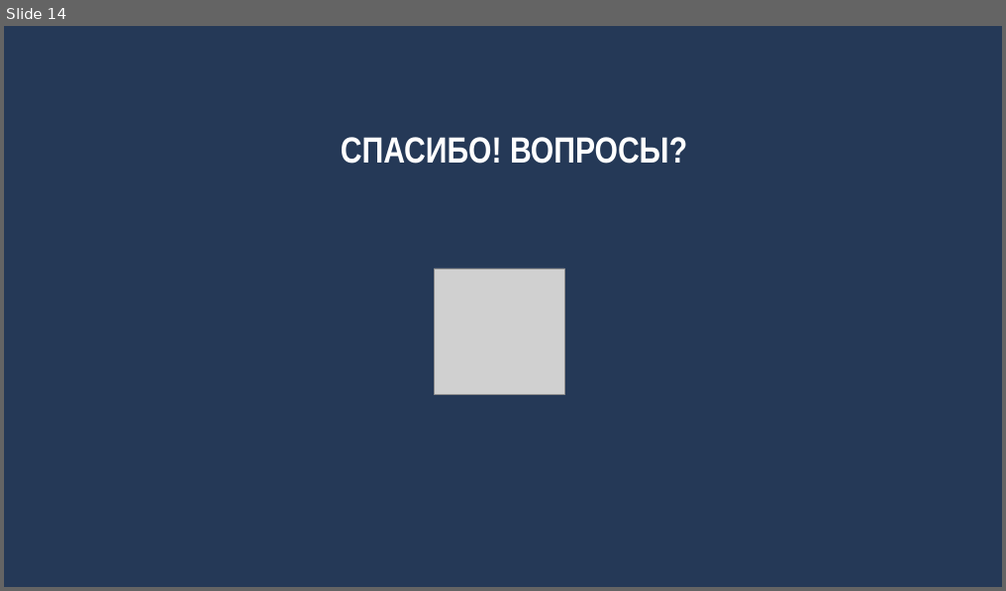
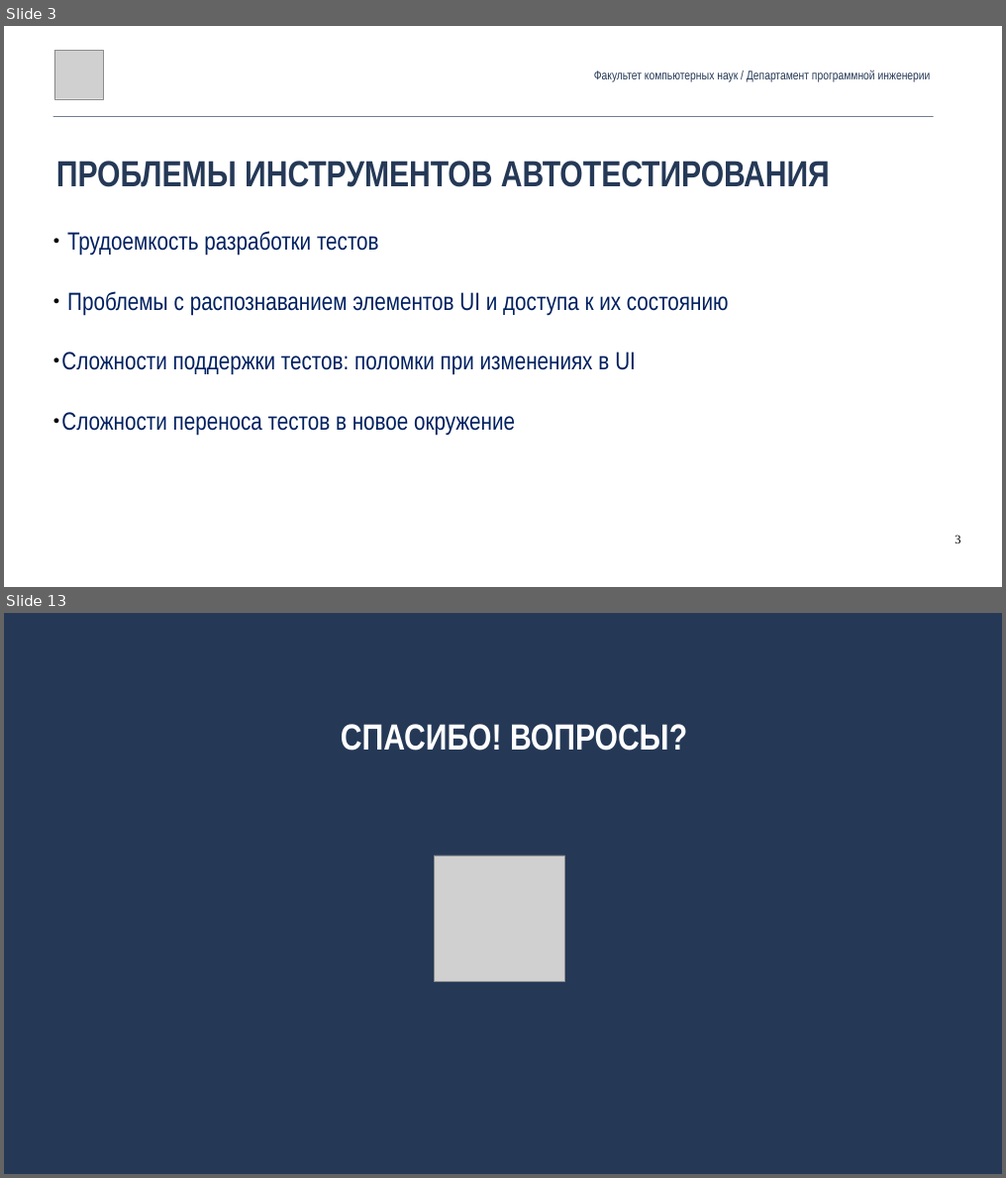
Before and after one commit to andrewt0301/qa-testing-course, a slide deck: seminars/seminar09/Seminar09.pptx. Shown one above the other, each under a label of ours: slide 14 before the commit, slides 3 and 13 after it; the slides between them are not shown. The pictures are 1006x591 and 1006x1178 pixels, drawn with LibreOffice and Linux fonts; fonts in the diff are those of the drawing; grey boxes stand for pictures. Boxes give left, top, right and bottom in pixels: in the first picture for what was removed or moved away, otherwise in the second. Text is boxed around its words. In the diff, an @@ line names an element or a change of style, - is before the commit and + after.

```diff
--- a/seminars/seminar09/Seminar09.pptx
+++ b/seminars/seminar09/Seminar09.pptx
@@ slide 3 added at [4,26,1002,587], background #FFFFFF @@
@@ picture added at [54,50,103,99] @@
@@ text added at [594,70,931,82], 24 pt, text #253957 @@
+Факультет компьютерных наук / Департамент программной инженерии
@@ line added from (54, 116) to (933, 116), #253957 0.99 pt @@
@@ text added at [56,161,830,187], 70 pt, text #253957, bold @@
+ПРОБЛЕМЫ ИНСТРУМЕНТОВ АВТОТЕСТИРОВАНИЯ
@@ text added at [61,231,729,435], 48 pt, text #002060 @@
+● Трудоемкость разработки тестов
+● Проблемы c распознаванием элементов UI и доступа к их состоянию
+● Сложности поддержки тестов: поломки при изменениях в UI
+● Сложности переноса тестов в новое окружение
@@ page number added at [954,535,960,544], 24 pt, text #000000 @@
+3
@@ what was slide 14 is now slide 13 @@
```
Also in this commit, not shown: 7 slides changed, 4 other slides added, 6 slides removed, 1 other file.
